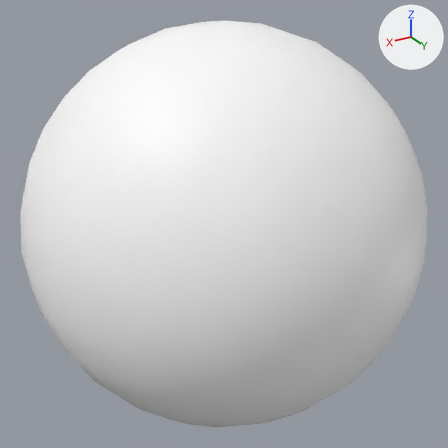
What one commit did to the FBX model Assets/__Models/Sheep.fbx.
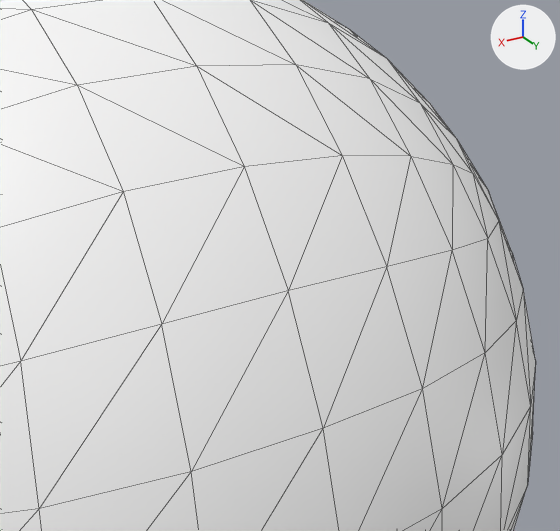
Each version appears first whole from a 50 mm camera at (0.757, 1.263, 0.631) aimed at (0.0, 0.0, 0.0), and next in a close-up from a 50 mm camera at (0.252, 0.824, 0.505) aimed at (-0.205, 0.061, 0.124). The lights are fixed; the arrows at upper right show +X, +Y and +Z. The close-ups show mesh edges as thin lines. Where no turn or scale is listed for an object, it has been applied to the vertices.

Names of what the first close-up shows: 'Sheep'.
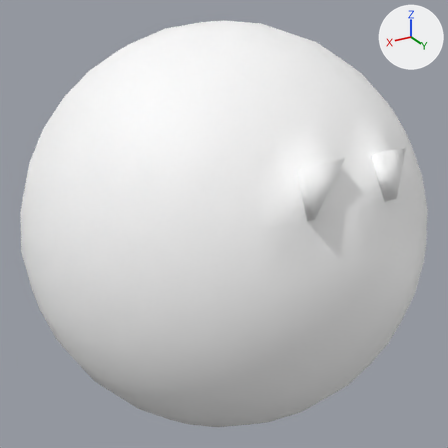
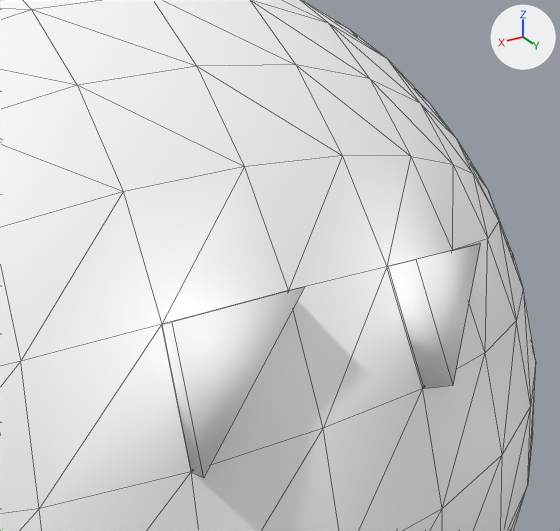
Where the newer file only moved an object's origin or applied its transform, the numbers keep the older frame.

Location of each change, [x1, y1, x2, y2] in pixels of the close-ups (560 x 531 px):
part 1 of me_scene, built on: before [162, 251, 452, 471]; after [162, 243, 481, 478]

Patch to the scene script:
```diff
--- a/Assets/__Models/Sheep.fbx.py
+++ b/Assets/__Models/Sheep.fbx.py
@@ me_scene @@
 # used by ob_sheep; location = (0.0, 0.0, 0.0)
-me_scene.from_pydata(...)  # 386 vertices, 768 faces; spans x -0.5..0.5, y -0.5..0.5, z -0.5..0.5
+me_scene.from_pydata(...)  # 398 vertices, 780 faces; spans x -0.5..0.5, y -0.5..0.5, z -0.5..0.5
+# me_scene part 1
+# 2 faces are deleted
+# 12 vertices are added at x -0.183..0.097, y 0.388..0.476, z 0.192..0.293
+# 14 new faces join them
 me_scene.materials.append(mat_white)
```
